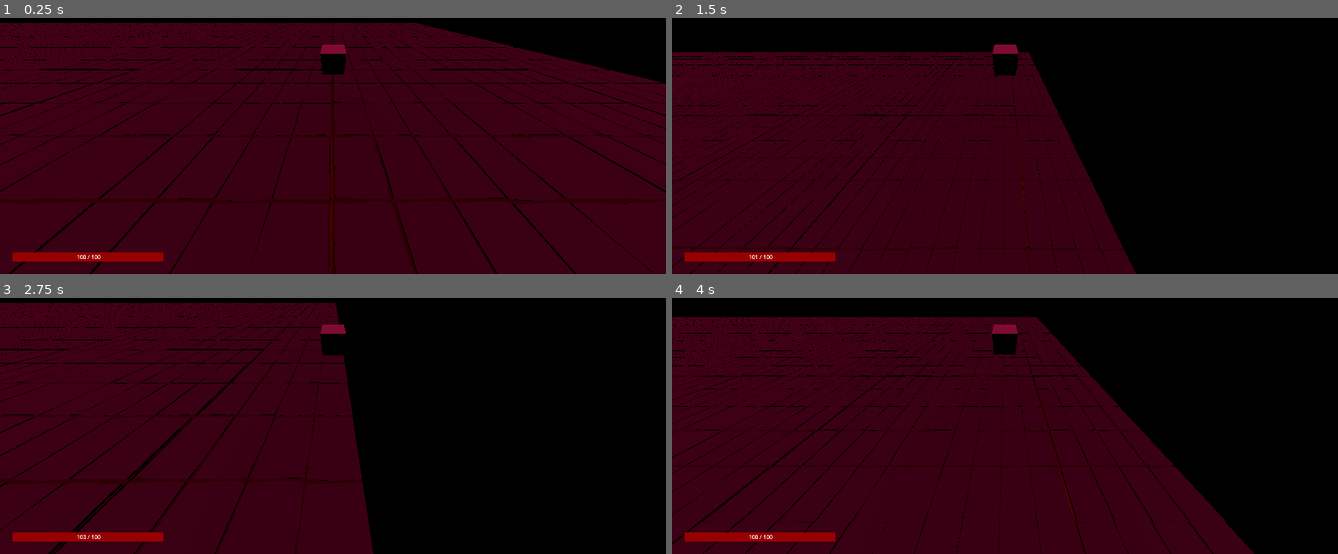
Above: before the commit, frames 1-4 (two rows, left to right).
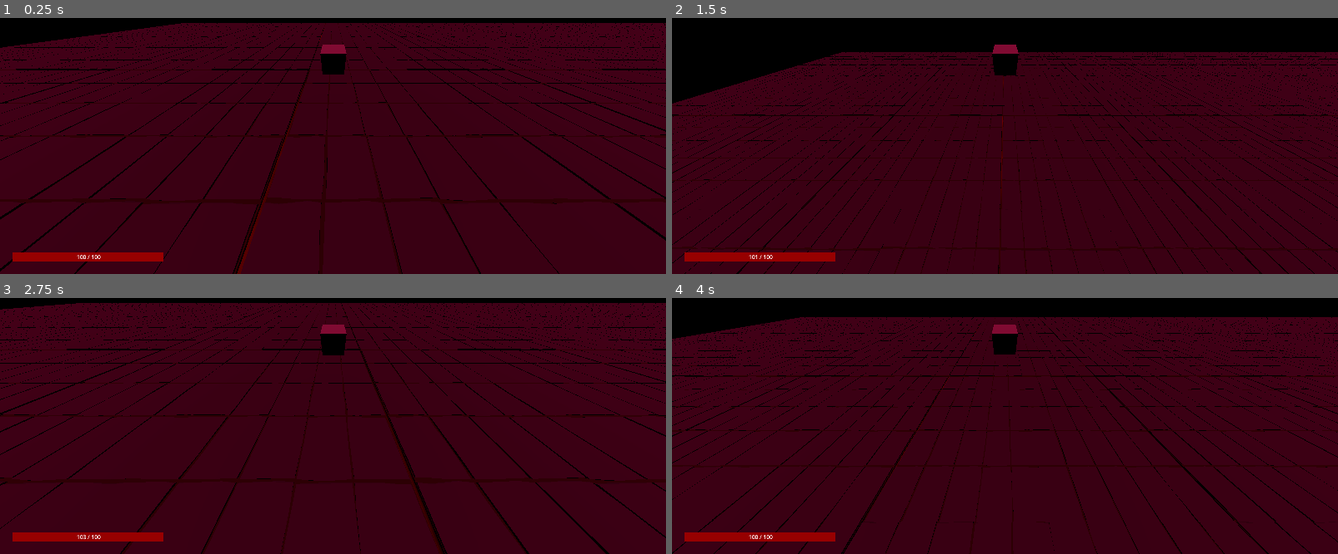
Above: after the commit, the same moments.

Repository: towameister/Game-Jam-2024
Game: Godot game, scene res://Scenes/main.tscn
Two runs of this game, one before a commit and one after it. Both use one fixed random seed, a clock stepped at 60 frames per second and the inputs below.
Inputs:
- Up to frame 1 (0.25 s): no input
- Up to frame 2 (1.5 s): tap Enter at 0.5 s; hold D (move_right) 0.53-1.28 s; tap Space (jump) at 0.77 s; hold X (life_down) from 1.28 s (still down)
- Up to frame 3 (2.75 s): tap Space (jump) at 1.52 s; release X (life_down) at 2.03 s; hold D (move_right) from 2.03 s (still down)
- Up to frame 4 (4 s): release D (move_right) at 2.78 s; hold Z (life_up) 2.78-3.53 s; tap Space (jump) at 3.02, 3.77 s; hold A (move_left) from 3.53 s (still down)

The runs differ from the first frame. In frame 1, 11% of the frame differs, in the area x 0-100%, y 1-100%; in frame 2, 37%; in frame 3, 47%; in frame 4, 30%.

Commit message:
heni baby moved

Diff:
--- a/Scenes/main.tscn
+++ b/Scenes/main.tscn
@@ -17,7 +17,7 @@
 directional_shadow_max_distance = 5.4
 
 [node name="Player" parent="." instance=ExtResource("1_8ce3d")]
-transform = Transform3D(1, 0, 0, 0, 1, 0, 0, 0, 1, 0, 0.2836, 0)
+transform = Transform3D(1, 0, 0, 0, 1, 0, 0, 0, 1, -157.619, 0.2836, 0)
 
 [node name="CameraPivot" type="Marker3D" parent="Player"]
 transform = Transform3D(1, 0, 0, 0, 0.707107, 0.707107, 0, -0.707107, 0.707107, 0, -0.2836, 0)
